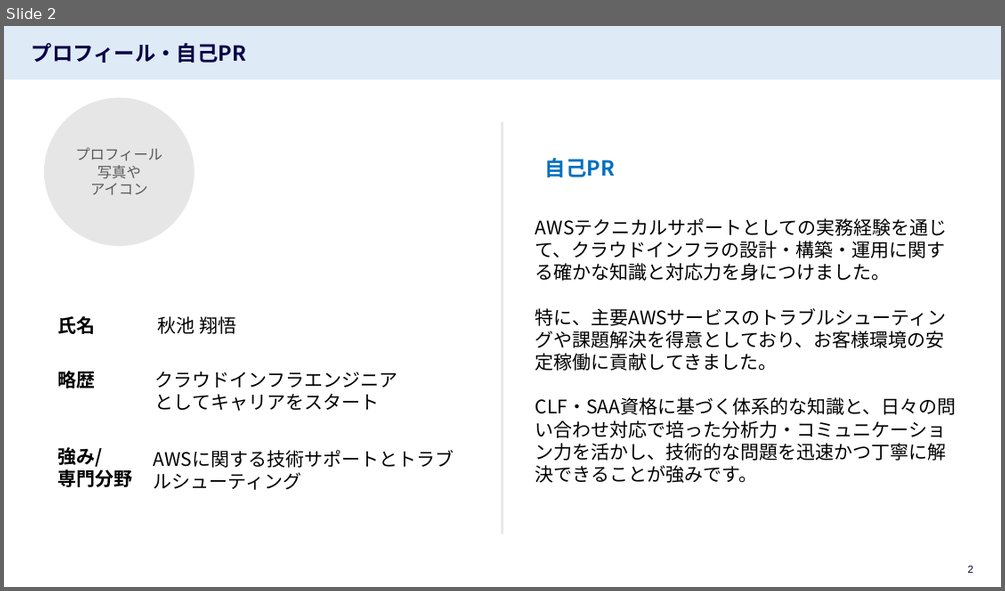
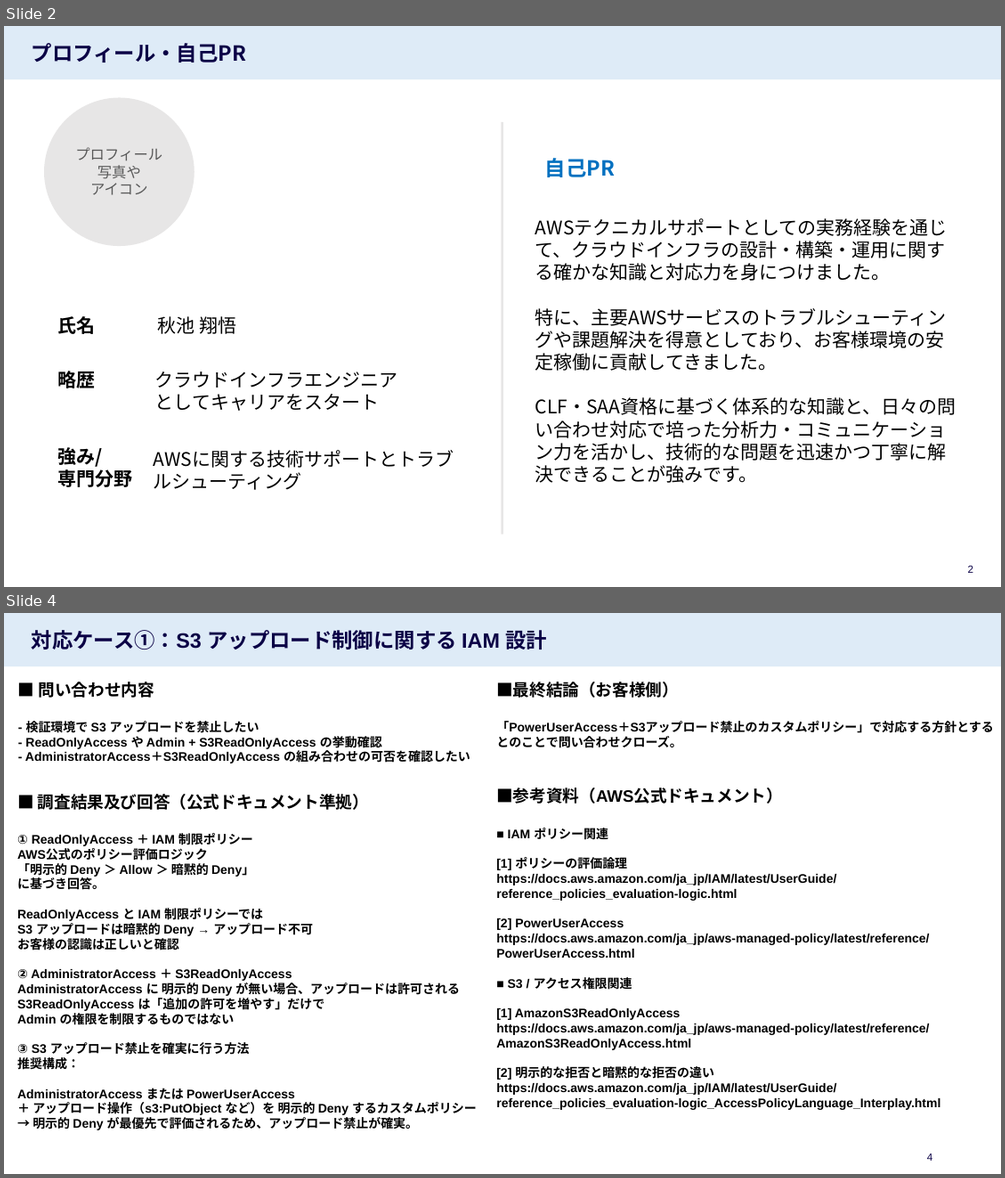
Before and after one commit to ShohgoAkiike/aws-support-portfolio, a slide deck: ポートフォリオ_秋池.pptx. Shown one above the other, each under a label of ours: slide 2 before the commit, slides 2 and 4 after it; the slides between them are not shown. The pictures are 1005x591 and 1005x1178 pixels, drawn with LibreOffice and Linux fonts; fonts in the diff are those of the drawing. Boxes give left, top, right and bottom in pixels: in the first picture for what was removed or moved away, otherwise in the second. Text is boxed around its words. In the diff, an @@ line names an element or a change of style, - is before the commit and + after.

```diff
--- a/ポートフォリオ_秋池.pptx
+++ b/ポートフォリオ_秋池.pptx
@@ slide 4 added at <box>4,613,1001,1174</box>, background #FFFFFF; not listed: 1 template element that a slide beside it also shows @@
@@ title added at <box>32,630,548,649</box>, 20 pt, text #0A0045, bold @@
+対応ケース①：S3 アップロード制御に関する IAM 設計
@@ text added at <box>25,682,470,763</box>, 12 pt, text #000000, bold @@
+■ 問い合わせ内容
+- 検証環境で S3 アップロードを禁止したい
+- ReadOnlyAccess や Admin + S3ReadOnlyAccess の挙動確認
+- AdministratorAccess＋S3ReadOnlyAccess の組み合わせの可否を確認したい
@@ text added at <box>496,682,993,748</box>, 12 pt, text #000000, bold @@
+■最終結論（お客様側）
+「PowerUserAccess＋S3アップロード禁止のカスタムポリシー」で対応する方針とするとのことで問い合わせクローズ。
@@ text added at <box>17,794,477,1130</box>, 12 pt, text #000000, bold @@
+■ 調査結果及び回答（公式ドキュメント準拠）
+① ReadOnlyAccess ＋ IAM 制限ポリシー
+AWS公式のポリシー評価ロジック
+「明示的 Deny ＞ Allow ＞ 暗黙的 Deny」
+に基づき回答。
+ReadOnlyAccess と IAM 制限ポリシーでは
+S3 アップロードは暗黙的 Deny → アップロード不可
+お客様の認識は正しいと確認
+② AdministratorAccess ＋ S3ReadOnlyAccess
+AdministratorAccess に 明示的 Deny が無い場合、アップロードは許可される
+S3ReadOnlyAccess は「追加の許可を増やす」だけで
+Admin の権限を制限するものではない
+③ S3 アップロード禁止を確実に行う方法
+推奨構成：
+AdministratorAccess または PowerUserAccess
+＋ アップロード操作（s3:PutObject など）を 明示的 Deny するカスタムポリシー
+→ 明示的 Deny が最優先で評価されるため、アップロード禁止が確実。
@@ text added at <box>496,787,940,1110</box>, 12 pt, text #000000, bold @@
+■参考資料（AWS公式ドキュメント）
+■ IAM ポリシー関連
+[1] ポリシーの評価論理
+https://docs.aws.amazon.com/ja_jp/IAM/latest/UserGuide/reference_policies_evaluation-logic.html
+[2] PowerUserAccess
+https://docs.aws.amazon.com/ja_jp/aws-managed-policy/latest/reference/PowerUserAccess.html
+■ S3 / アクセス権限関連
+[1] AmazonS3ReadOnlyAccess
+https://docs.aws.amazon.com/ja_jp/aws-managed-policy/latest/reference/AmazonS3ReadOnlyAccess.html
+[2] 明示的な拒否と暗黙的な拒否の違い
+https://docs.aws.amazon.com/ja_jp/IAM/latest/UserGuide/reference_policies_evaluation-logic_AccessPolicyLanguage_Interplay.html
@@ page number added at <box>927,1153,932,1160</box>, 10 pt, text #0A0045 @@
+4
```
Also in this commit, not shown: 3 slides changed, 1 slide removed.
